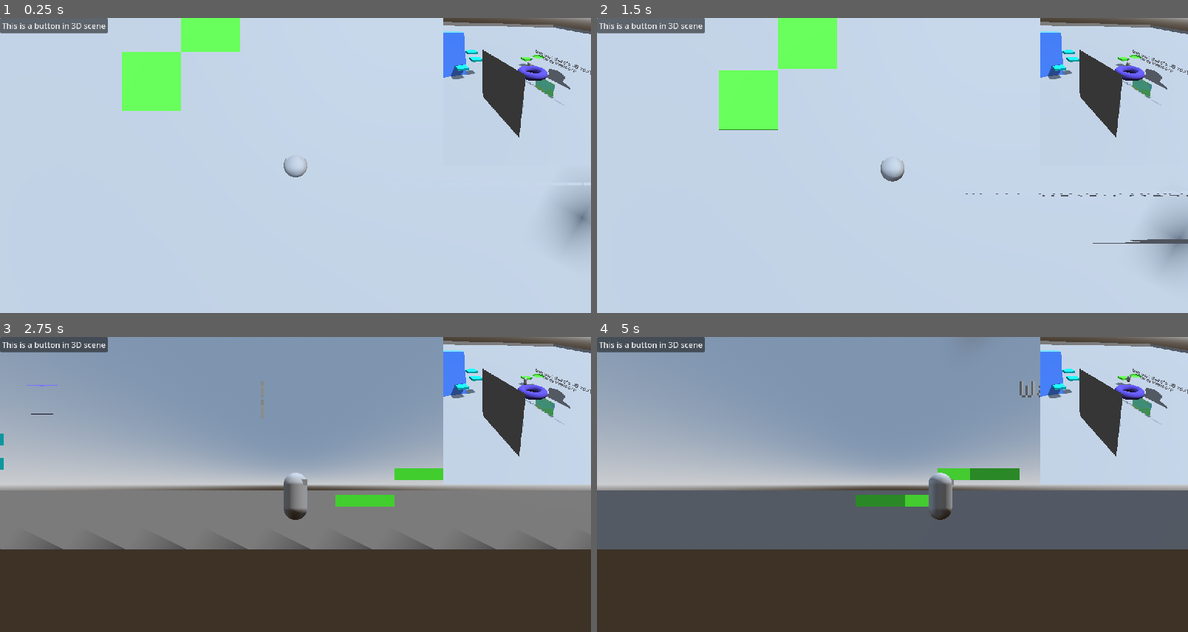
Above: before the commit, frames 1-4 (two rows, left to right).
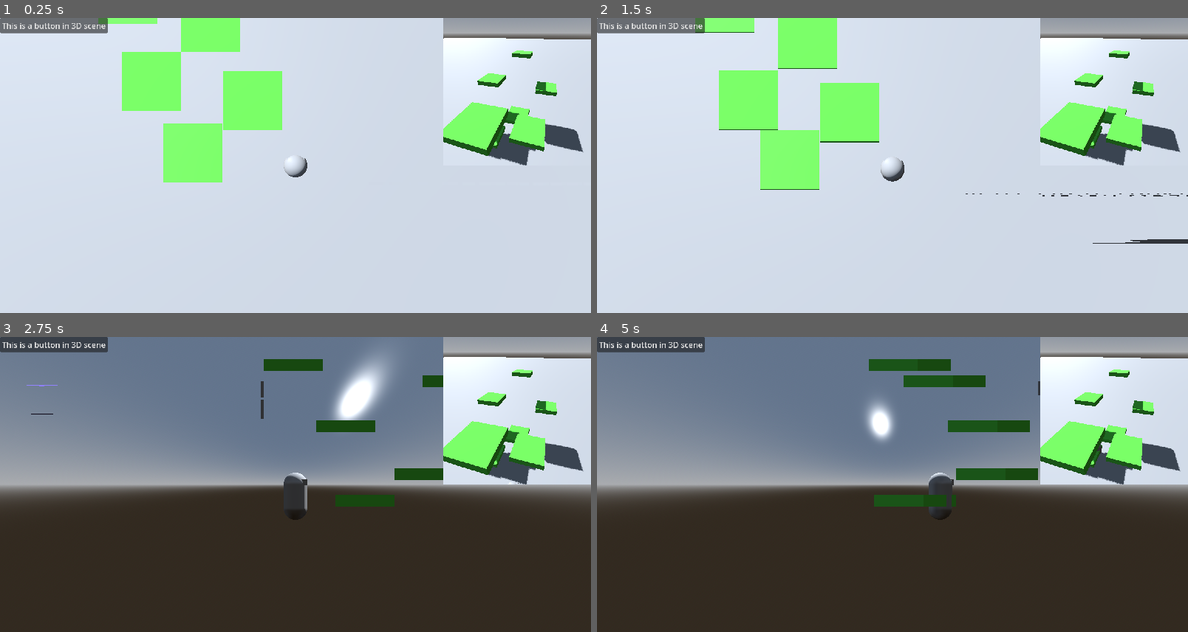
Above: after the commit, the same moments.

Repository: BlueDragonSpace/Amalgame-V2
Game: Godot game, scene res://AMaster/root.tscn
Same seed, same stepped clock (60 frames per second), same inputs: the game is played once before the commit and once after it.
Inputs (mouse positions are in pixels of both pictures, inside the frame that each line leads up to):
- Up to frame 1 (0.25 s): no input
- Up to frame 2 (1.5 s): click "This is a button in 3D scene" at 0.5 s; tap Enter at 1.25 s; move the mouse to (922, 165) at 1.27 s; hold Up (3DForward) from 1.28 s (still down); tap Space (CameraSwitch) at 1.35 s
- Up to frame 3 (2.75 s): keep holding Up (3DForward); tap W (2DJump) at 1.52, 2.27 s; move the mouse to (265, 484) at 2.02 s; tap Space (CameraSwitch) at 2.1 s
- Up to frame 4 (5 s): keep holding Up (3DForward); move the mouse to (904, 478) at 2.77 s; click (904, 478) at 2.85 s; tap Space (CameraSwitch) at 3.05, 3.8, 4.55 s; move the mouse to (886, 490) at 3.52 s; tap Alt at 3.6 s; tap W (2DJump) at 3.77, 4.52 s; move the mouse to (933, 487) at 4.27 s; tap Shift at 4.35 s

The runs differ from the first frame. In frame 1, 16% of the frame differs, in the area x 0-100%, y 0-81%; in frame 2, 18%; in frame 3, 66%; in frame 4, 66%, in the area x 0-100%, y 0-72%.

Commit message:
added y-axis movement! and fixed a few bugs

Diff:
--- a/AMaster/root.tscn
+++ b/AMaster/root.tscn
@@ -174,5 +174,4 @@
 size = Vector2i(300, 300)
 
 [node name="Camera3D" type="Camera3D" parent="RootGame/Root3D/SubViewport"]
-transform = Transform3D(0.53915304, -0.41605026, 0.73226786, 0.075741366, 0.8898916, 0.4498401, -0.8387951, -0.18706971, 0.5113001, 8.0125675, 5.7677693, 7.1746964)
-fov = 48.473274
+transform = Transform3D(0.96525425, -0.13613838, 0.22304851, 0, 0.8535695, 0.520979, -0.26131263, -0.5028772, 0.8239116, -6.1254225, 4.285453, -2.6316833)
--- a/Game/3D/Environment/Blocks/basic_block.tscn
+++ b/Game/3D/Environment/Blocks/basic_block.tscn
@@ -14,6 +14,7 @@
 
 [node name="CollisionShape3D" type="CollisionShape3D" parent="."]
 shape = SubResource("BoxShape3D_cv2xy")
+disabled = true
 
 [node name="MeshInstance3D" type="MeshInstance3D" parent="."]
 mesh = SubResource("BoxMesh_ajmsv")
--- a/Game/3D/Environment/Blocks/fez_block.gd
+++ b/Game/3D/Environment/Blocks/fez_block.gd
@@ -1,6 +1,7 @@
 extends "res://Game/3D/Environment/Blocks/one_way_platform.gd"
 
 var defaultSz = null
+var defaultPos = null
 const player_y_safety = 0.601
 
 @onready var Player = get_tree().get_first_node_in_group("Player")
@@ -8,20 +9,24 @@
 
 func _ready() -> void:
 	defaultSz = sz
+	defaultPos = position
 	Player.connect("camera_view_changing", camera_change)
+	Player.connect("camera_view_changed", camera_change_after)
 
 func camera_change(direction) -> void:
 
 	#changes hitbox (and mesh, currently) size
 	sz = defaultSz
+	position = defaultPos
 	match(direction):
 		"x":
 			sz.x = 100
 		"y":
 			sz.y = 0.1
+			#position.y = 0.0 # after camera moves change position
 		"z":
 			sz.z = 100
-	change_size(sz, true) #changes the hitbox and mesh, but not the one-way collision area
+	change_size(sz, true) #changes the hitbox and collider, but not the mesh art
 
 	# teleports the player to be on the middle of this block, when the camera moves, if they're on it
 	# only moves in the direction the camera can't see currently
@@ -36,3 +41,15 @@
 			"z":
 				pass
 		Player.position.y = global_position.y + player_y_safety #makes sure player lands on top of platform
+
+	if player_inside_block and direction == "z":
+		Player.position.y = global_position.y + player_y_safety #makes sure player lands on top of platform
+
+
+func camera_change_after(direction) -> void:
+
+	#gets restarted at the start(ing function)
+
+	if direction == "y":
+		Player.global_position.y = 0.5
+		position.y = 0
--- a/Game/3D/Environment/Blocks/fez_block.tscn
+++ b/Game/3D/Environment/Blocks/fez_block.tscn
@@ -15,6 +15,10 @@
 material = SubResource("StandardMaterial3D_sk8fw")
 size = Vector3(1, 0.2, 1)
 
+[sub_resource type="BoxShape3D" id="BoxShape3D_sk8fw"]
+resource_local_to_scene = true
+size = Vector3(1, 0.2, 1)
+
 [node name="FezBlock" instance=ExtResource("1_sk8fw")]
 script = ExtResource("1_dqkkm")
 
@@ -23,3 +27,6 @@
 
 [node name="MeshInstance3D" parent="." index="1"]
 mesh = SubResource("BoxMesh_dm1ad")
+
+[node name="CollisionShape3D" parent="Area3D" index="0"]
+shape = SubResource("BoxShape3D_sk8fw")
--- a/Game/3D/Environment/Blocks/one_way_platform.gd
+++ b/Game/3D/Environment/Blocks/one_way_platform.gd
@@ -3,7 +3,8 @@
 # by default, this platform doesn't collide with the player.
 # it takes the player interacting with it to turn it on.
 
-var player_on_block = false
+var player_on_block = false #on top of, as in the collider is on
+var player_inside_block = false # inside of, as in it should move player on y-axis
 
 @onready var collider: CollisionShape3D = $CollisionShape3D
 
@@ -20,6 +21,8 @@
 
 
 func _on_area_3d_body_entered(body: Node3D) -> void:
+	player_inside_block = true
+
 	# if heading upward or not moving in the y-axis, turn the collider off
 	if body.velocity.y < 0:
 		collider.set_deferred("disabled", false)
@@ -29,6 +32,8 @@
 		collider.set_deferred("disabled", true)
 
 func _on_area_3d_body_exited(_body: Node3D) -> void:
+	player_inside_block = false
+
 	# makes sure the collider is set to disabled when they come back to the platform
 	collider.set_deferred("disabled", true)
 	player_on_block = false
--- a/Game/3D/Environment/Blocks/one_way_platform.tscn
+++ b/Game/3D/Environment/Blocks/one_way_platform.tscn
@@ -16,7 +16,8 @@
 size = Vector3(1, 0.2, 1)
 
 [sub_resource type="BoxShape3D" id="BoxShape3D_3lw55"]
-size = Vector3(1, 0.1, 1)
+resource_local_to_scene = true
+size = Vector3(1.01, 0.2, 1.01)
 
 [node name="OneWayPlatform" instance=ExtResource("1_3lw55")]
 script = ExtResource("2_p8f31")
@@ -29,7 +30,7 @@
 mesh = SubResource("BoxMesh_065g7")
 
 [node name="Area3D" type="Area3D" parent="." index="2"]
-transform = Transform3D(1, 0, 0, 0, 1, 0, 0, 0, 1, 0, 0.09241694, 0)
+transform = Transform3D(1, 0, 0, 0, 1, 0, 0, 0, 1, 0, 0.01, 0)
 collision_layer = 0
 collision_mask = 2
 
--- a/Game/3D/player/Player3D.gd
+++ b/Game/3D/player/Player3D.gd
@@ -21,6 +21,7 @@
 var camera_to_player_direction = CAMERA_DIRECTIONS.FORWARD
 
 signal camera_view_changing
+signal camera_view_changed
 
 var CurrentCamera: Camera3D = null
 @export_category("ANIMATION ONLY EXPORTS")
@@ -86,13 +87,7 @@
 		InBetweenPath.curve.add_point(CurrentCamera.position)
 
 		var non_existant_direction_in_relation_to_the_camera = null
-		match(CurrentCamera.name):
-			"Bird":
-				non_existant_direction_in_relation_to_the_camera = "y"
-			"Head":
-				non_existant_direction_in_relation_to_the_camera = "z"
-			"Head90":
-				non_existant_direction_in_relation_to_the_camera = "x"
+		non_existant_direction_in_relation_to_the_camera = find_camera_direction(CurrentCamera.name)
 		camera_view_changing.emit(non_existant_direction_in_relation_to_the_camera)
 
 		Animate.play("InBetweenCamera")
@@ -122,3 +117,18 @@
 		camera_to_player_direction = CAMERA_DIRECTIONS.RIGHT
 	else:
 		camera_to_player_direction = CAMERA_DIRECTIONS.FORWARD
+
+	var temp_camera_direction = find_camera_direction(CurrentCamera.name)
+	camera_view_changed.emit(temp_camera_direction)
+
+func find_camera_direction(camera_name) -> String:
+	var non_existant_direction_in_relation_to_the_camera = null
+	match(camera_name):
+		"Bird":
+			non_existant_direction_in_relation_to_the_camera = "y"
+		"Head":
+			non_existant_direction_in_relation_to_the_camera = "z"
+		"Head90":
+			non_existant_direction_in_relation_to_the_camera = "x"
+		#camera_view_changing.emit(non_existant_direction_in_relation_to_the_camera)
+	return non_existant_direction_in_relation_to_the_camera
--- a/Game/3D/root_3d.tscn
+++ b/Game/3D/root_3d.tscn
@@ -18,7 +18,22 @@
 [sub_resource type="Environment" id="Environment_5y2ow"]
 background_mode = 2
 sky = SubResource("Sky_rx5h8")
-tonemap_mode = 2
+tonemap_white = 0.76
+ssr_max_steps = 58
+ssr_fade_in = 0.76473665
+ssr_depth_tolerance = 85.51
+ssil_radius = 0.82
+ssil_intensity = 6.79
+ssil_normal_rejection = 0.03
+sdfgi_read_sky_light = false
+sdfgi_cascades = 1
+glow_intensity = 2.73
+glow_strength = 0.97
+glow_bloom = 0.17
+glow_blend_mode = 3
+glow_hdr_threshold = 2.82
+fog_light_energy = 0.0
+fog_density = 0.2979
 
 [sub_resource type="WorldBoundaryShape3D" id="WorldBoundaryShape3D_rx5h8"]
 
@@ -30,13 +45,13 @@
 size = Vector3(100, 1, 100)
 
 [sub_resource type="ViewportTexture" id="ViewportTexture_5y2ow"]
-viewport_path = NodePath("Progres/SubViewport")
+viewport_path = NodePath("Env/Progres/SubViewport")
 
 [sub_resource type="ViewportTexture" id="ViewportTexture_4yfpd"]
-viewport_path = NodePath("TVScreen/SubViewport")
+viewport_path = NodePath("Env/TVScreen/SubViewport")
 
 [sub_resource type="ViewportTexture" id="ViewportTexture_rx5h8"]
-viewport_path = NodePath("Mirror/SubViewport")
+viewport_path = NodePath("Env/Mirror/SubViewport")
 
 [sub_resource type="StandardMaterial3D" id="StandardMaterial3D_rx5h8"]
 albedo_color = Color(0.32941177, 0.27450982, 0.65882355, 1)
@@ -68,7 +83,18 @@
 [sub_resource type="BoxMesh" id="BoxMesh_vfip1"]
 resource_local_to_scene = true
 material = SubResource("StandardMaterial3D_sk8fw")
-flip_faces = true
+size = Vector3(1, 0.2, 1)
+
+[sub_resource type="BoxShape3D" id="BoxShape3D_vfip1"]
+resource_local_to_scene = true
+size = Vector3(1, 0.2, 1)
+
+[sub_resource type="BoxShape3D" id="BoxShape3D_qd4np"]
+resource_local_to_scene = true
+size = Vector3(1, 0.2, 1)
+
+[sub_resource type="BoxShape3D" id="BoxShape3D_ftkxl"]
+resource_local_to_scene = true
 size = Vector3(1, 0.2, 1)
 
 [node name="Root3D" type="Node3D"]
@@ -77,9 +103,12 @@
 environment = SubResource("Environment_5y2ow")
 
 [node name="DirectionalLight3D" type="DirectionalLight3D" parent="."]
-transform = Transform3D(-0.8660254, -0.43301278, 0.25, 0, 0.49999997, 0.86602545, -0.50000006, 0.75, -0.43301266, 0, 0, 0)
-light_energy = 0.3
+transform = Transform3D(0.70710677, -0.49999997, -0.49999997, 0, -0.70710677, 0.70710677, -0.70710677, -0.49999997, -0.49999997, 0, 0, 0)
+light_energy = 1.457
 shadow_enabled = true
+directional_shadow_split_1 = 0.0
+directional_shadow_split_2 = 0.491
+directional_shadow_max_distance = 12.8
 
 [node name="Player3D" parent="." instance=ExtResource("1_d58b6")]
 transform = Transform3D(1, 0, 0, 0, 1, 0, 0, 0, 1, -5.561527, 0.41398573, -3.5790725)
@@ -90,22 +119,24 @@
 shape = SubResource("WorldBoundaryShape3D_rx5h8")
 
 [node name="MeshInstance3D" type="MeshInstance3D" parent="Floor"]
+mesh = SubResource("PlaneMesh_rx5h8")
+
+[node name="SeeableFloor" type="MeshInstance3D" parent="Floor"]
 visible = false
-mesh = SubResource("PlaneMesh_rx5h8")
-
-[node name="SeeableFloor" type="MeshInstance3D" parent="Floor"]
 mesh = SubResource("BoxMesh_d58b6")
 
-[node name="Progres" type="Sprite3D" parent="."]
+[node name="Env" type="Node3D" parent="."]
+
+[node name="Progres" type="Sprite3D" parent="Env"]
 transform = Transform3D(0.7049437, 0, -0.7092632, 0, 1, 0, 0.7092632, 0, 0.7049437, 0.53455806, 0.56609046, -0.51036155)
 texture_filter = 0
 texture = SubResource("ViewportTexture_5y2ow")
 
-[node name="SubViewport" type="SubViewport" parent="Progres"]
+[node name="SubViewport" type="SubViewport" parent="Env/Progres"]
 canvas_item_default_texture_filter = 0
 size = Vector2i(54, 20)
 
-[node name="ProgressBar" type="ProgressBar" parent="Progres/SubViewport"]
+[node name="ProgressBar" type="ProgressBar" parent="Env/Progres/SubViewport"]
 anchors_preset = 15
 anchor_right = 1.0
 anchor_bottom = 1.0
@@ -113,75 +144,142 @@
 grow_vertical = 2
 value = 32.0
 
-[node name="TVScreen" type="Sprite3D" parent="."]
+[node name="TVScreen" type="Sprite3D" parent="Env"]
 transform = Transform3D(0.20000002, 0, 0, 0, 0.20000003, 0, 0, 0, 0.20000002, -0.08716321, 0.77000856, -0.9228879)
 texture = SubResource("ViewportTexture_4yfpd")
 
-[node name="SubViewport" type="SubViewport" parent="TVScreen"]
+[node name="SubViewport" type="SubViewport" parent="Env/TVScreen"]
 canvas_item_default_texture_filter = 0
 size = Vector2i(1000, 512)
 
-[node name="Root2D" parent="TVScreen/SubViewport" instance=ExtResource("2_d66d5")]
-
-[node name="Mirror" type="Sprite3D" parent="."]
+[node name="Root2D" parent="Env/TVScreen/SubViewport" instance=ExtResource("2_d66d5")]
+
+[node name="Mirror" type="Sprite3D" parent="Env"]
 transform = Transform3D(1, 0, 0, 0, 1, 0, 0, 0, 1, 0, 0.59843564, 2.9672065)
 texture = SubResource("ViewportTexture_rx5h8")
 
-[node name="SubViewport" type="SubViewport" parent="Mirror"]
-
-[node name="Camera3D" type="Camera3D" parent="Mirror/SubViewport"]
+[node name="SubViewport" type="SubViewport" parent="Env/Mirror"]
+
+[node name="Camera3D" type="Camera3D" parent="Env/Mirror/SubViewport"]
 transform = Transform3D(1, 0, 0, 0, 1, 0, 0, 0, 1, 0, 0.59843564, 2.9672065)
 
-[node name="MoveCamera" type="RemoteTransform3D" parent="Mirror"]
+[node name="MoveCamera" type="RemoteTransform3D" parent="Env/Mirror"]
 remote_path = NodePath("../SubViewport/Camera3D")
 
-[node name="Donut3" type="MeshInstance3D" parent="."]
+[node name="Donut3" type="MeshInstance3D" parent="Env"]
 transform = Transform3D(1, 0, 0, 0, 1, 0, 0, 0, 1, 0, 2.0350008, 0.46394467)
 mesh = SubResource("TorusMesh_5y2ow")
 skeleton = NodePath("")
 
-[node name="3DText" type="MeshInstance3D" parent="."]
+[node name="3DText" type="MeshInstance3D" parent="Env"]
 transform = Transform3D(1, 0, 0, 0, 1, 0, 0, 0, 1, -1.2078786, 2.0350008, -3.2726154)
 mesh = SubResource("TextMesh_5y2ow")
 skeleton = NodePath("")
 
-[node name="pago" type="MeshInstance3D" parent="."]
+[node name="pago" type="MeshInstance3D" parent="Env"]
 transform = Transform3D(1, 0, 0, 0, 1, 0, 0, 0, 1, -0.58430123, 1.1486795, -2.5295823)
 mesh = SubResource("RibbonTrailMesh_4sf8v")
 skeleton = NodePath("")
 
-[node name="Ridgeway" parent="." instance=ExtResource("4_5y2ow")]
+[node name="Ridgeway" parent="Env" instance=ExtResource("4_5y2ow")]
 transform = Transform3D(1, 0, 0, 0, 1, 0, 0, 0, 1, 8.458, 0, 0)
 width = 8
 length = 8
 
-[node name="OneWayPlatform" parent="." instance=ExtResource("6_4sf8v")]
-transform = Transform3D(1, 0, 0, 0, 1, 0, 0, 0, 1, -7.009188, 0.4451612, 3.216341)
-
-[node name="OneWayPlatform2" parent="." instance=ExtResource("6_4sf8v")]
-transform = Transform3D(1, 0, 0, 0, 1, 0, 0, 0, 1, -7.602994, 0.9444958, 1.6081363)
-
-[node name="OneWayPlatform3" parent="." instance=ExtResource("6_4sf8v")]
-transform = Transform3D(1, 0, 0, 0, 1, 0, 0, 0, 1, -8.897207, 1.3659309, 1.6136985)
-
-[node name="OneWayPlatform4" parent="." instance=ExtResource("6_4sf8v")]
-transform = Transform3D(1, 0, 0, 0, 1, 0, 0, 0, 1, -8.61211, 0.1, 3.0039704)
-
-[node name="FezBlock" parent="." instance=ExtResource("7_d58b6")]
-transform = Transform3D(1, 0, 0, 0, 1, 0, 0, 0, 1, -8, 0.3219614, -5)
-
-[node name="FezBlock2" parent="." instance=ExtResource("7_d58b6")]
-transform = Transform3D(1, 0, 0, 0, 1, 0, 0, 0, 1, -7, 0.773, -6)
-
-[node name="CollisionShape3D" parent="FezBlock2" index="0"]
-shape = SubResource("BoxShape3D_d58b6")
-
-[node name="MeshInstance3D" parent="FezBlock2" index="1"]
-mesh = SubResource("BoxMesh_vfip1")
-
-[node name="DeleteMe" parent="." instance=ExtResource("2_4yfpd")]
-transform = Transform3D(1, 0, 0, 0, 1, 0, 0, 0, 1, -8.07951, 0.5, 5.6455455)
+[node name="DeleteMe" parent="Env" instance=ExtResource("2_4yfpd")]
+transform = Transform3D(1, 0, 0, 0, 1, 0, 0, 0, 1, 4.9580555, 2.4653034, 9.629461)
 collision_mask = 1
 sz = Vector3(1, 6, 6)
 
-[editable path="FezBlock2"]
+[node name="OneWayPlatform" parent="Env" instance=ExtResource("6_4sf8v")]
+transform = Transform3D(1, 0, 0, 0, 1, 0, 0, 0, 1, 4.9416313, 0.4451612, 9.098232)
+
+[node name="FezTower" type="Node3D" parent="Env"]
+
+[node name="FezBlock" parent="Env/FezTower" instance=ExtResource("7_d58b6")]
+transform = Transform3D(1, 0, 0, 0, 1, 0, 0, 0, 1, -8, 0.3219614, -5)
+
+[node name="FezBlock2" parent="Env/FezTower" instance=ExtResource("7_d58b6")]
+transform = Transform3D(1, 0, 0, 0, 1, 0, 0, 0, 1, -7, 0.773, -6)
+
+[node name="CollisionShape3D" parent="Env/FezTower/FezBlock2" index="0"]
+shape = SubResource("BoxShape3D_d58b6")
+disabled = false
+
+[node name="MeshInstance3D" parent="Env/FezTower/FezBlock2" index="1"]
+mesh = SubResource("BoxMesh_vfip1")
+
+[node name="CollisionShape3D" parent="Env/FezTower/FezBlock2/Area3D" index="0"]
+shape = SubResource("BoxShape3D_vfip1")
+
+[node name="FezBlock3" parent="Env/FezTower" instance=ExtResource("7_d58b6")]
+transform = Transform3D(1, 0, 0, 0, 1, 0, 0, 0, 1, -6.2886305, 1.5924442, -4.6846066)
+
+[node name="CollisionShape3D" parent="Env/FezTower/FezBlock3" index="0"]
+shape = SubResource("BoxShape3D_d58b6")
+disabled = false
+
+[node name="MeshInstance3D" parent="Env/FezTower/FezBlock3" index="1"]
+mesh = SubResource("BoxMesh_vfip1")
+
+[node name="CollisionShape3D" parent="Env/FezTower/FezBlock3/Area3D" index="0"]
+shape = SubResource("BoxShape3D_qd4np")
+
+[node name="FezBlock4" parent="Env/FezTower" instance=ExtResource("7_d58b6")]
+transform = Transform3D(1, 0, 0, 0, 1, 0, 0, 0, 1, -8.393427, 2.3464386, -6.480711)
+
+[node name="CollisionShape3D" parent="Env/FezTower/FezBlock4" index="0"]
+shape = SubResource("BoxShape3D_d58b6")
+disabled = false
+
+[node name="MeshInstance3D" parent="Env/FezTower/FezBlock4" index="1"]
+mesh = SubResource("BoxMesh_vfip1")
+
+[node name="CollisionShape3D" parent="Env/FezTower/FezBlock4/Area3D" index="0"]
+shape = SubResource("BoxShape3D_ftkxl")
+
+[node name="FezBlock5" parent="Env/FezTower" instance=ExtResource("7_d58b6")]
+transform = Transform3D(1, 0, 0, 0, 1, 0, 0, 0, 1, -5.8239865, 1.837008, -7.236838)
+
+[node name="CollisionShape3D" parent="Env/FezTower/FezBlock5" index="0"]
+shape = SubResource("BoxShape3D_d58b6")
+disabled = false
+
+[node name="MeshInstance3D" parent="Env/FezTower/FezBlock5" index="1"]
+mesh = SubResource("BoxMesh_vfip1")
+
+[node name="CollisionShape3D" parent="Env/FezTower/FezBlock5/Area3D" index="0"]
+shape = SubResource("BoxShape3D_ftkxl")
+
+[node name="FezBlock6" parent="Env/FezTower" instance=ExtResource("7_d58b6")]
+transform = Transform3D(1, 0, 0, 0, 1, 0, 0, 0, 1, -7.303416, 3.2818692, -8.237375)
+
+[node name="CollisionShape3D" parent="Env/FezTower/FezBlock6" index="0"]
+shape = SubResource("BoxShape3D_d58b6")
+disabled = false
+
+[node name="MeshInstance3D" parent="Env/FezTower/FezBlock6" index="1"]
+mesh = SubResource("BoxMesh_vfip1")
+
+[node name="CollisionShape3D" parent="Env/FezTower/FezBlock6/Area3D" index="0"]
+shape = SubResource("BoxShape3D_ftkxl")
+
+[node name="FezBlock7" parent="Env/FezTower" instance=ExtResource("7_d58b6")]
+transform = Transform3D(1, 0, 0, 0, 1, 0, 0, 0, 1, -7.303416, 2.6219065, -3.7884908)
+
+[node name="CollisionShape3D" parent="Env/FezTower/FezBlock7" index="0"]
+shape = SubResource("BoxShape3D_d58b6")
+disabled = false
+
+[node name="MeshInstance3D" parent="Env/FezTower/FezBlock7" index="1"]
+mesh = SubResource("BoxMesh_vfip1")
+
+[node name="CollisionShape3D" parent="Env/FezTower/FezBlock7/Area3D" index="0"]
+shape = SubResource("BoxShape3D_ftkxl")
+
+[editable path="Env/FezTower/FezBlock2"]
+[editable path="Env/FezTower/FezBlock3"]
+[editable path="Env/FezTower/FezBlock4"]
+[editable path="Env/FezTower/FezBlock5"]
+[editable path="Env/FezTower/FezBlock6"]
+[editable path="Env/FezTower/FezBlock7"]
--- a/project.godot
+++ b/project.godot
@@ -30,7 +30,7 @@
 
 [editor]
 
-movie_writer/movie_file="D:/Godot/projects/amalgame-v-2/temp/fezBlocks.avi"
+movie_writer/movie_file="D:/Godot/projects/amalgame-v-2/temp/fezTower.avi"
 
 [editor_plugins]
 
@@ -124,6 +124,4 @@
 [rendering]
 
 textures/canvas_textures/default_texture_filter=0
-renderer/rendering_method="gl_compatibility"
-renderer/rendering_method.mobile="gl_compatibility"
 environment/defaults/default_clear_color=Color(0.18000486, 0.1800049, 0.1800048, 1)
Not shown: 1 places in Game/3D/Environment/Blocks/fez_block.tscn that only renumber resources
Not shown: 1 places in Game/3D/root_3d.tscn that only renumber resources
Not shown, changed: ZDevNotes/Devlog.txt
Not shown, changed: ZDevNotes/ToDo.txt
